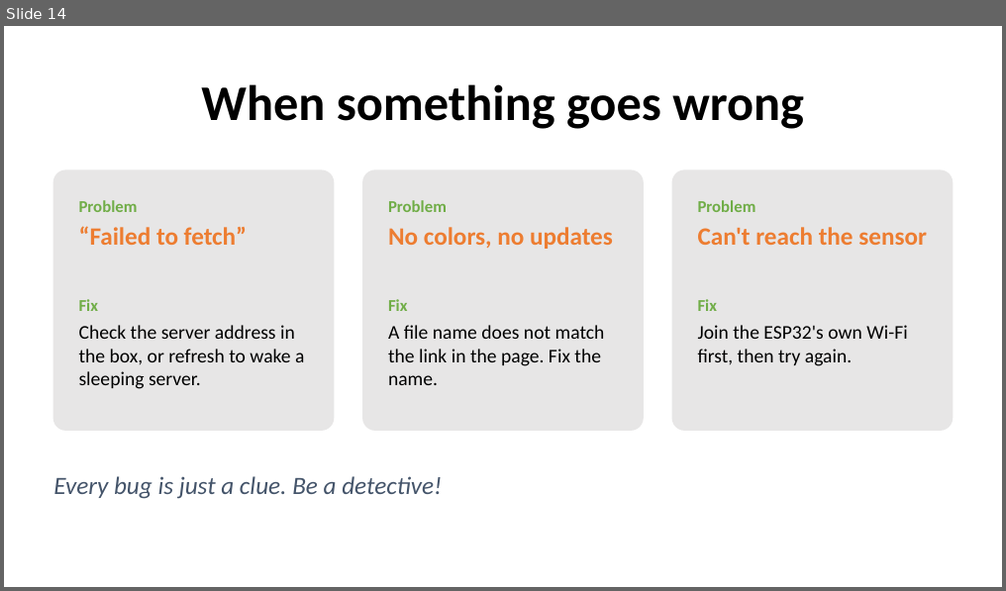
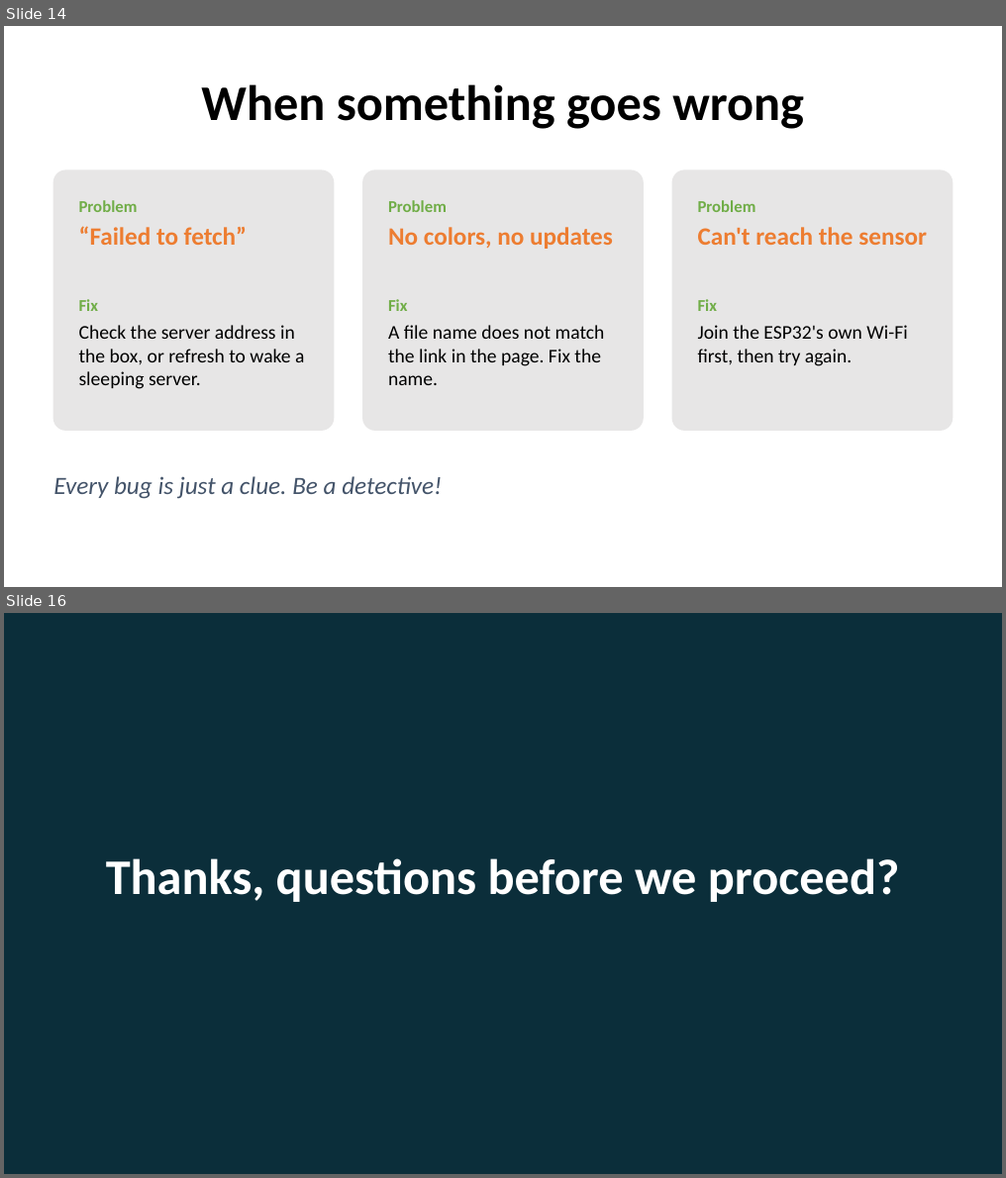
Before and after one commit to sammysudo/AquaCode-Live-Site-Dashboard, a slide deck: Web Dev AquaCode-full-slides-fixed.pptx. Shown one above the other, each under a label of ours: slide 14 before the commit, slides 14 and 16 after it; the slides between them are not shown. The pictures are 1006x591 and 1006x1178 pixels, drawn with LibreOffice and Linux fonts; fonts in the diff are those of the drawing. Boxes give left, top, right and bottom in pixels: in the first picture for what was removed or moved away, otherwise in the second. Text is boxed around its words. In the diff, an @@ line names an element or a change of style, - is before the commit and + after.

```diff
--- a/Web Dev AquaCode-full-slides-fixed.pptx
+++ b/Web Dev AquaCode-full-slides-fixed.pptx
@@ slide 16 added at <box>4,613,1002,1174</box>, background #0B2E3A @@
@@ title added at <box>106,859,899,902</box>, 36 pt, text #FFFFFF, bold @@
+Thanks, questions before we proceed?
```
Also in this commit, not shown: 8 slides changed, 8 other files.
